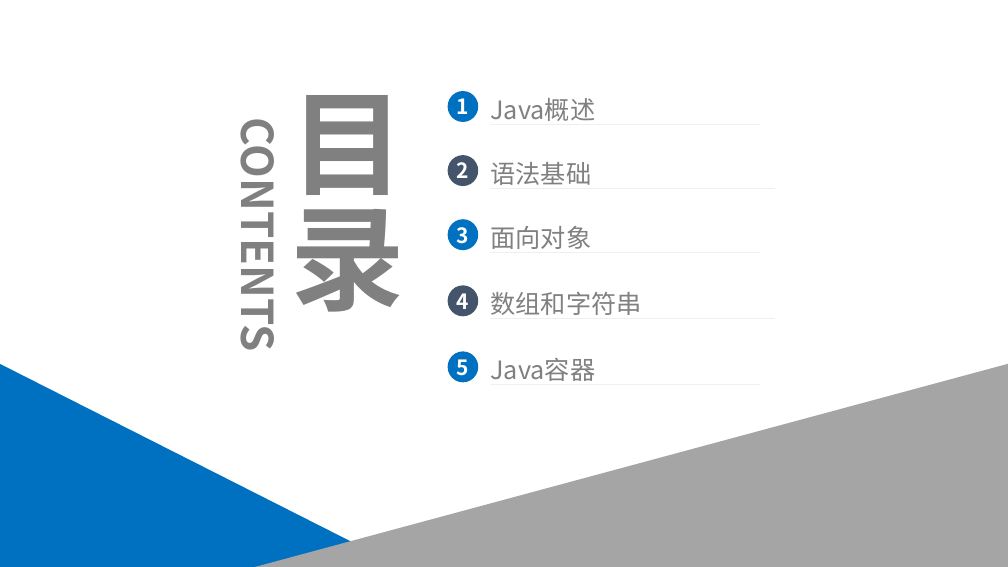
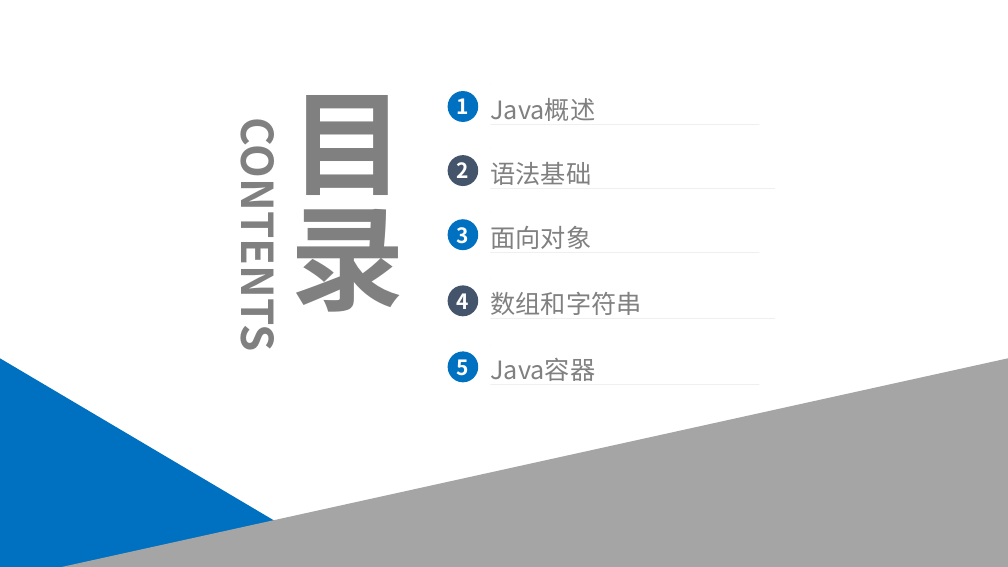
Before and after one commit to leonliu06/JavaTrainning, a slide deck: slide 2 of Java基础培训.pptx. Drawn at 1008x567 pixels with LibreOffice and Linux fonts; fonts in the diff are those of the drawing. Boxes give left, top, right and bottom in pixels: in the first picture for what was removed or moved away, otherwise in the second. Text is boxed around its words. In the diff, an @@ line names an element or a change of style, - is before the commit and + after.

```diff
--- a/Java基础培训.pptx
+++ b/Java基础培训.pptx
@@ freeform shape: place and size @@
-freeform shape at box(0, 364, 413, 567)
+freeform shape at box(0, 358, 353, 567)
@@ freeform shape: place and size @@
-freeform shape at box(234, 364, 1008, 567)
+freeform shape at box(62, 358, 1008, 567)
```
Also in this commit, not shown: 10 other slides changed.
